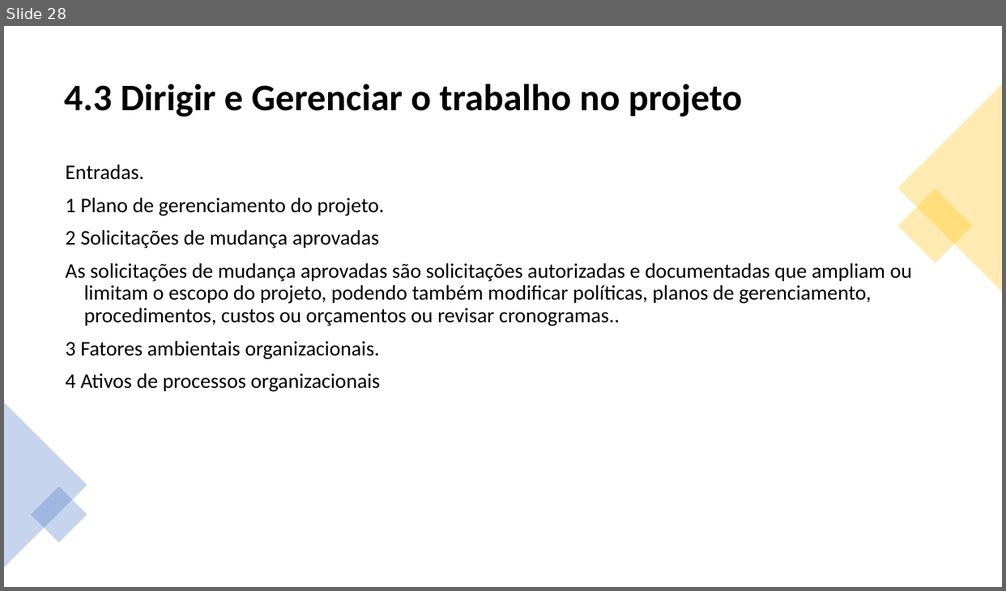
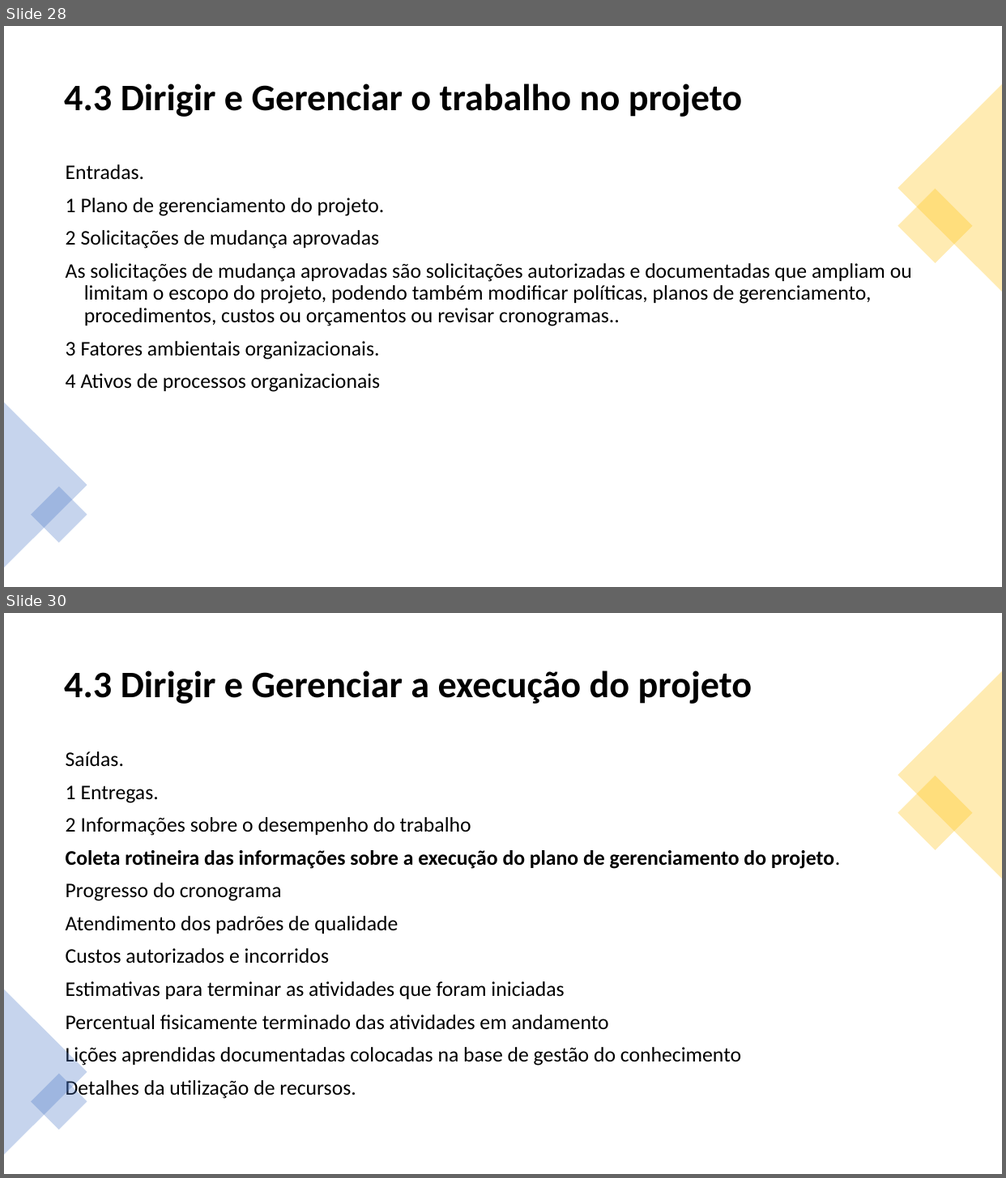
Before and after one commit to jharbes/ADMINISTRACAO-DE-REDES, a slide deck: RELATORIO PROVA P2/relatorio-pmbok-capitulo4-jharbes.pptx. Shown one above the other, each under a label of ours: slide 28 before the commit, slides 28 and 30 after it; the slides between them are not shown. The pictures are 1006x591 and 1006x1178 pixels, drawn with LibreOffice and Linux fonts; fonts in the diff are those of the drawing. Boxes give left, top, right and bottom in pixels: in the first picture for what was removed or moved away, otherwise in the second. Text is boxed around its words. In the diff, an @@ line names an element or a change of style, - is before the commit and + after.

```diff
--- a/RELATORIO PROVA P2/relatorio-pmbok-capitulo4-jharbes.pptx
+++ b/RELATORIO PROVA P2/relatorio-pmbok-capitulo4-jharbes.pptx
@@ slide 30 added at <box>4,613,1002,1174</box>, background #FFFFFF @@
@@ title added at <box>64,671,752,704</box>, 36 pt, text #000000, bold @@
+4.3 Dirigir e Gerenciar a execução do projeto
@@ triangle added at <box>898,671,1002,879</box>, fill #FFC000 at 30% opacity @@
@@ text added at <box>66,752,840,1100</box>, 20 pt, text #000000 @@
+Saídas.
+1 Entregas.
+2 Informações sobre o desempenho do trabalho
+Coleta rotineira das informações sobre a execução do plano de gerenciamento do projeto.
+Progresso do cronograma
+Atendimento dos padrões de qualidade
+Custos autorizados e incorridos
+Estimativas para terminar as atividades que foram iniciadas
+Percentual fisicamente terminado das atividades em andamento
+Lições aprendidas documentadas colocadas na base de gestão do conhecimento
+Detalhes da utilização de recursos.
@@ rectangle added at <box>898,776,974,851</box>, fill #FFC000 at 30% opacity @@
@@ triangle added at <box>4,990,87,1155</box>, fill #4472C4 at 30% opacity @@
@@ rectangle added at <box>31,1073,87,1130</box>, fill #4472C4 at 30% opacity @@
```
Also in this commit, not shown: 7 other slides added.
